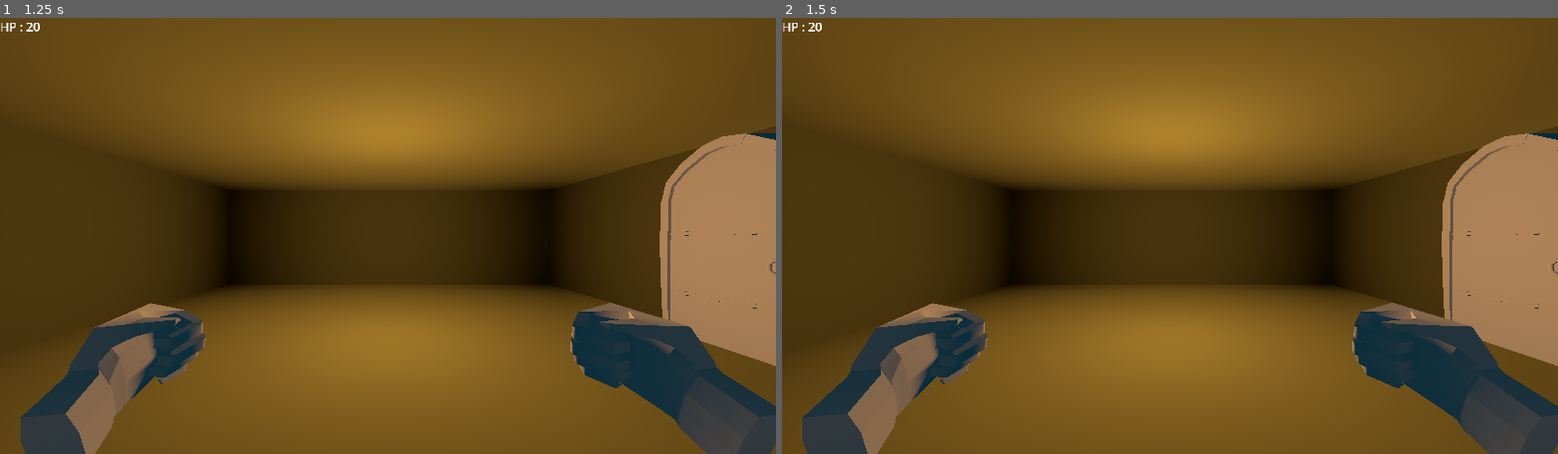
Above: before the commit, frames 1-2 (left to right).
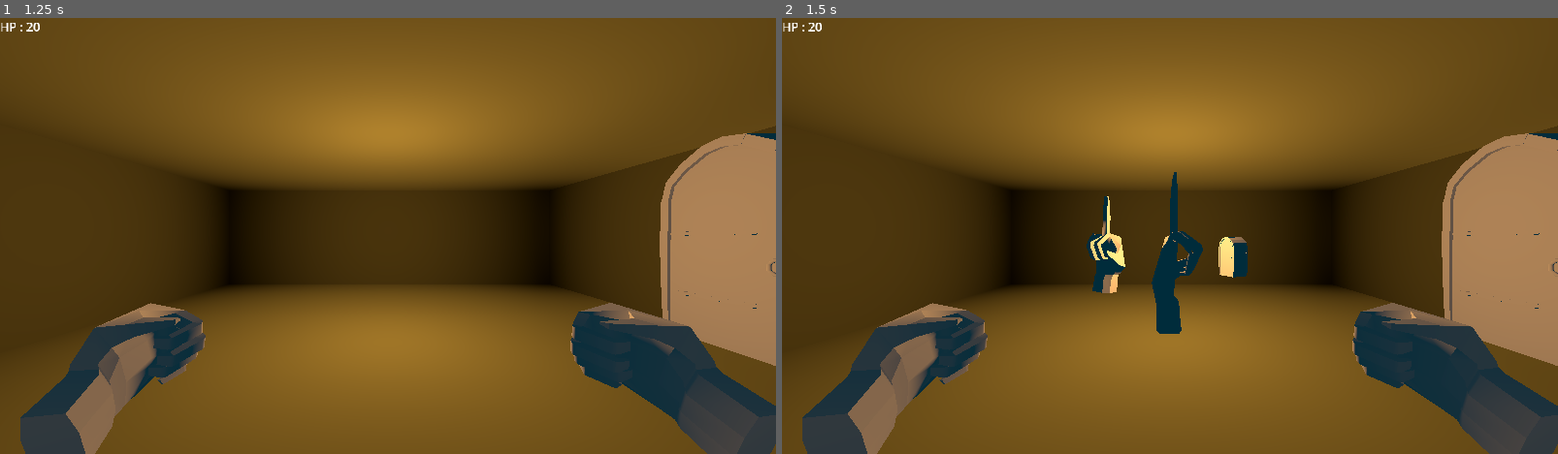
Above: after the commit, the same moments.

Repository: KoolDouds/GGJ-2025
Game: Godot game, scene res://game.tscn
Same seed, same stepped clock (60 frames per second), same inputs: the game is played once before the commit and once after it. The engine's default icon, where the game draws it, is replaced by a stand-in: a white triangle on a blue panel in a dark square.
Inputs:
- Up to frame 1 (1.25 s): tap Enter at 0.5 s; hold Right (right) from 0.53 s (still down); tap Keypad 5 (center) at 0.6 s
- Up to frame 2 (1.5 s): tap Space at 1.25 s; release Right (right) at 1.28 s; hold Down (back) from 1.28 s (still down); tap Keypad 5 (center) at 1.35 s

Frame 1 is identical in both runs. In frame 2, 1.8% of the frame differs, in the area x 39-60%, y 35-73%.
Error before the commit: Cannot call method 'get_children' on a null value. (res://inventaire.gd:29)

Commit message:
based merge

Diff:
--- a/game.tscn
+++ b/game.tscn
@@ -20,9 +20,10 @@
 
 [node name="Hands" parent="Camera3D/Node3D" instance=ExtResource("1_dp6cy")]
 
-[node name="Inventaire" type="Node3D" parent="." groups=["inventory"]]
+[node name="Inventaire" type="Node3D" parent="." node_paths=PackedStringArray("display_parent") groups=["inventory"]]
 script = ExtResource("3_yhw81")
 item_list = Array[ExtResource("4_grple")]([ExtResource("5_dri4y"), ExtResource("6_5npxu"), ExtResource("5_dri4y")])
+display_parent = NodePath("Display")
 
 [node name="Display" type="Node3D" parent="Inventaire"]
 transform = Transform3D(1, 0, 0, 0, 1, 0, 0, 0, 1, 0, 1.00842, 0)
